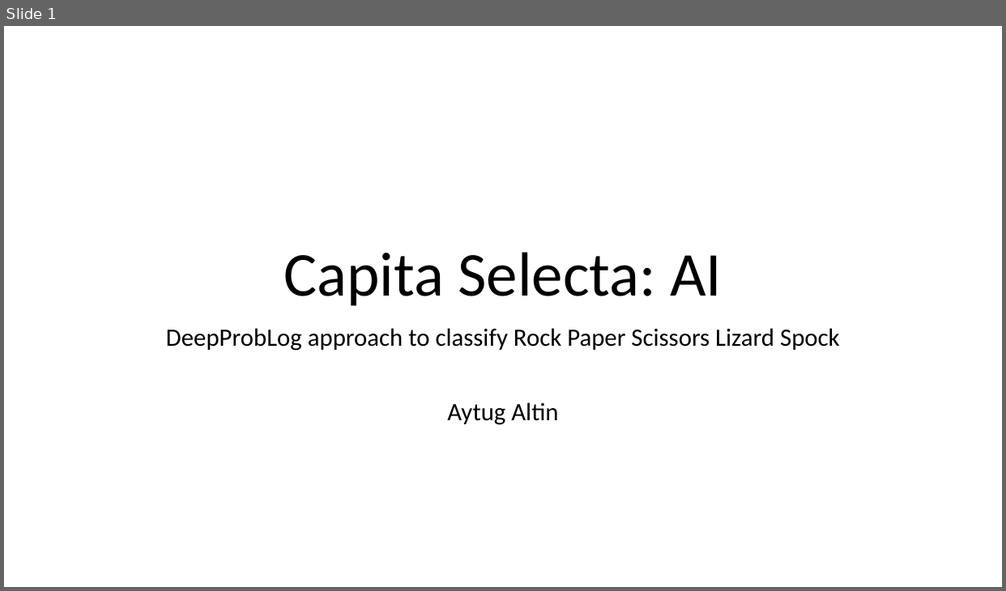
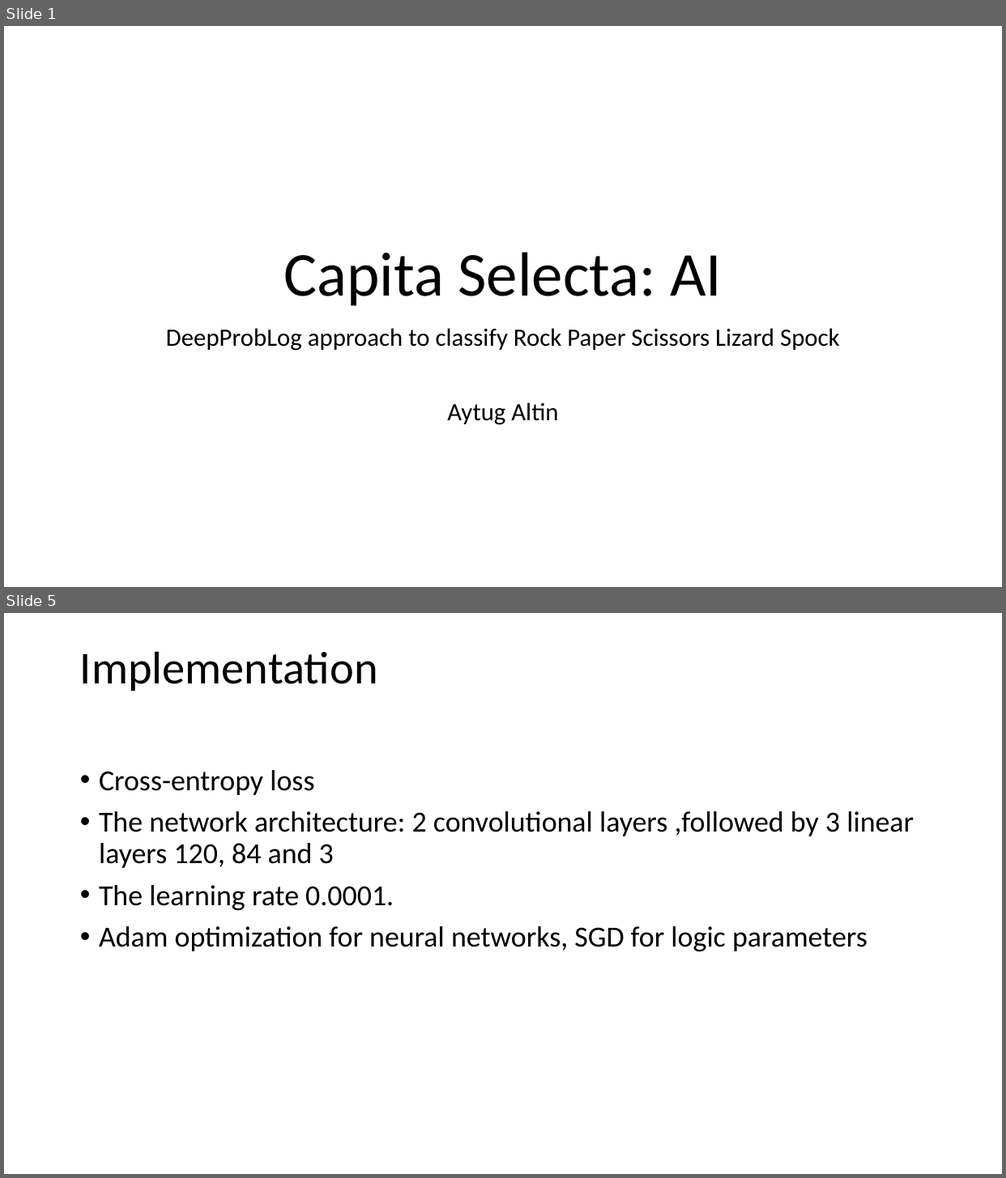
Before and after one commit to AytugAltin/ProblogRPSLS, a slide deck: Capita Selecta.pptx. Shown one above the other, each under a label of ours: slide 1 before the commit, slides 1 and 5 after it; the slides between them are not shown. The pictures are 1006x591 and 1006x1178 pixels, drawn with LibreOffice and Linux fonts; fonts in the diff are those of the drawing. Boxes give left, top, right and bottom in pixels: in the first picture for what was removed or moved away, otherwise in the second. Text is boxed around its words. In the diff, an @@ line names an element or a change of style, - is before the commit and + after.

```diff
--- a/Capita Selecta.pptx
+++ b/Capita Selecta.pptx
@@ slide 5 added at (4, 613, 1002, 1174), background #FFFFFF @@
@@ title added at (80, 651, 378, 691), 44 pt, text #000000 @@
+Implementation
@@ text added at (99, 770, 914, 952), 28 pt, text #000000 @@
+• Cross-entropy loss
+• The network architecture: 2 convolutional layers ,followed by 3 linear layers 120, 84 and 3
+• The learning rate 0.0001.
+• Adam optimization for neural networks, SGD for logic parameters
```
Also in this commit, not shown: 13 other slides added, 1 slide removed, 4 other files.
